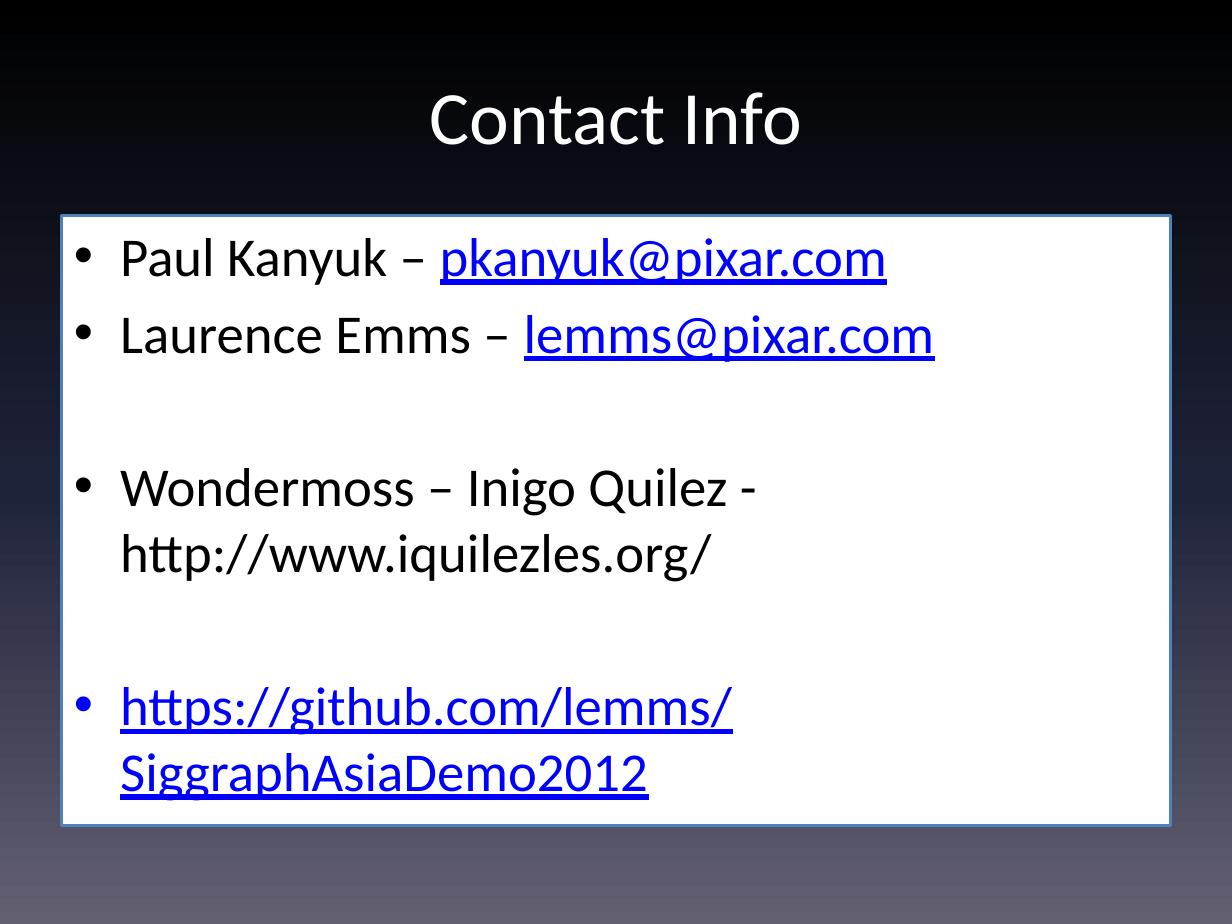
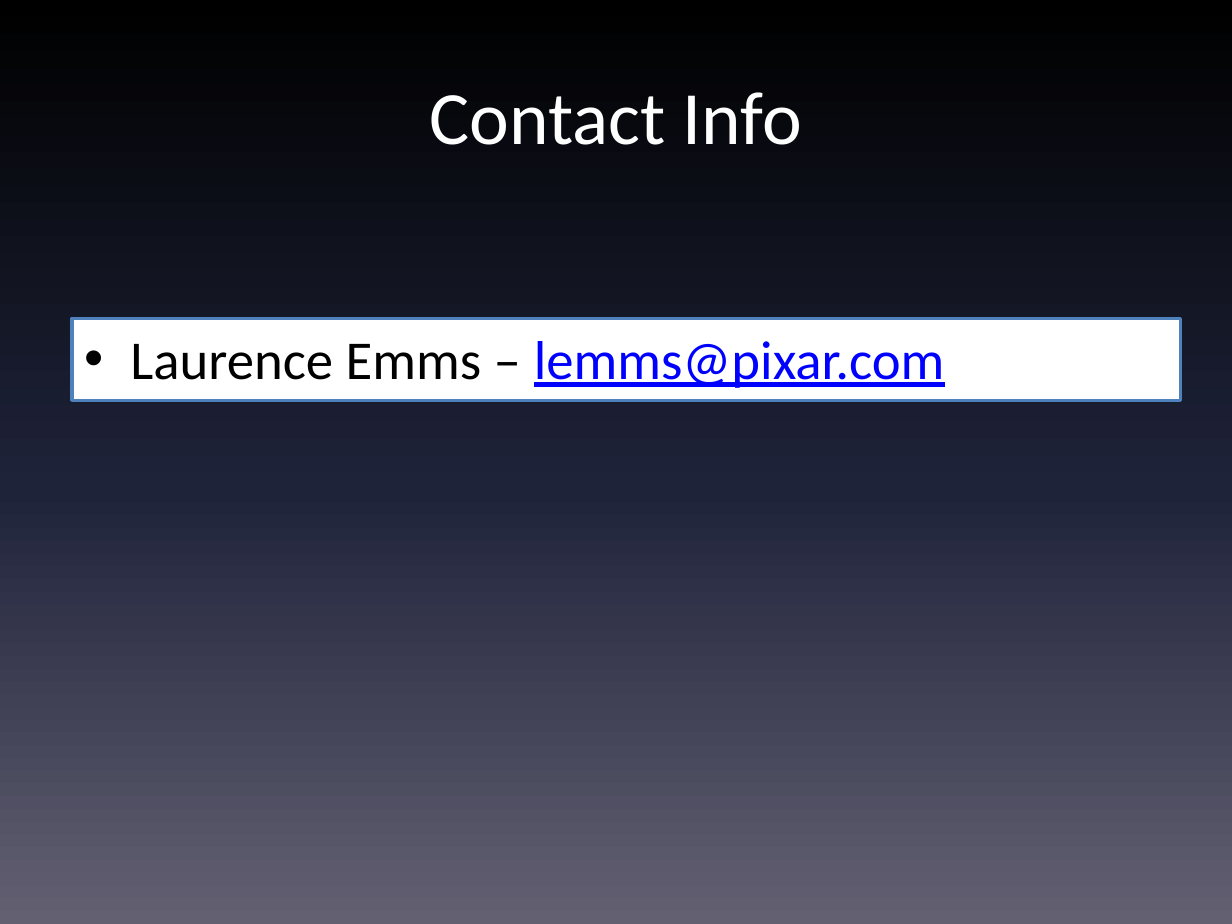
Before and after one commit to lemms/SiggraphAsiaDemo2012, a slide deck: slide 48 of PixarGPUSiggraphAsia2012.pptx (slide 47 before the commit). Drawn at 1232x924 pixels with LibreOffice and Linux fonts; fonts in the diff are those of the drawing. Boxes give left, top, right and bottom in pixels: in the first picture for what was removed or moved away, otherwise in the second. Text is boxed around its words. In the diff, an @@ line names an element or a change of style, - is before the commit and + after.

```diff
--- a/PixarGPUSiggraphAsia2012.pptx
+++ b/PixarGPUSiggraphAsia2012.pptx
@@ text at bbox=[120, 238, 887, 285]: paragraph removed @@
-• Paul Kanyuk – pkanyuk@pixar.com
@@ text "Laurence Emms – lemms@pixar.com": place and size @@
-text "Laurence Emms – lemms@pixar.com" at bbox=[62, 216, 1170, 825]
+text "Laurence Emms – lemms@pixar.com" at bbox=[71, 318, 1180, 400]
@@ text at bbox=[120, 468, 732, 801]: paragraphs removed @@
-• Wondermoss – Inigo Quilez - http://www.iquilezles.org/
-• https://github.com/lemms/SiggraphAsiaDemo2012
```
Also in this commit, not shown: 1 other slide changed, 1 slide added, 5 other files.
